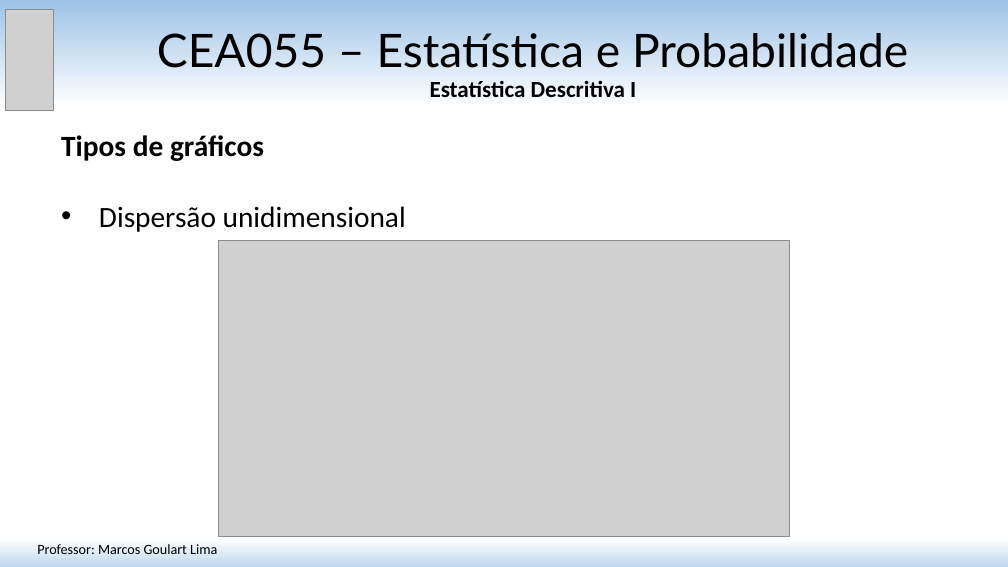
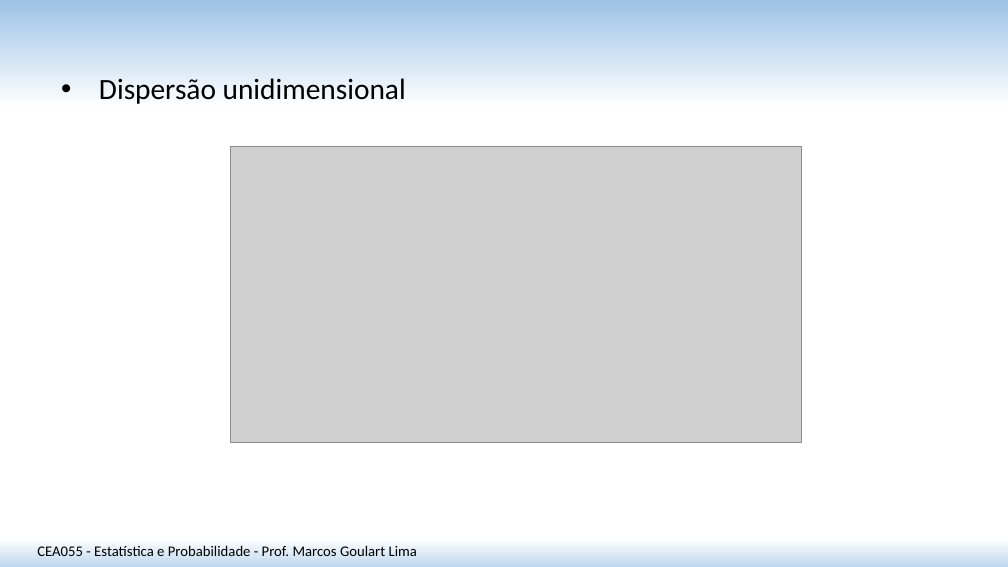
Before and after one commit to matmarcos/minhas-aulas, a slide deck: slide 15 of content/2026-2/cea055-estatistica-probabilidade/01-estatistica-descritiva-i/Aula_01_Estatistica_Descritiva_I.pptx (slide 14 before the commit). Drawn at 1008x567 pixels with LibreOffice and Linux fonts; fonts in the diff are those of the drawing; grey boxes stand for pictures. Boxes give left, top, right and bottom in pixels: in the first picture for what was removed or moved away, otherwise in the second. Text is boxed around its words. In the diff, an @@ line names an element or a change of style, - is before the commit and + after.

```diff
--- a/content/2026-2/cea055-estatistica-probabilidade/01-estatistica-descritiva-i/Aula_01_Estatistica_Descritiva_I.pptx
+++ b/content/2026-2/cea055-estatistica-probabilidade/01-estatistica-descritiva-i/Aula_01_Estatistica_Descritiva_I.pptx
@@ picture removed at (x1=5, y1=9, x2=54, y2=110) @@
@@ title removed at (x1=157, y1=33, x2=908, y2=97) @@
-CEA055 – Estatística e Probabilidade
-Estatística Descritiva I
@@ text "Dispersão unidimensional" moved from (x1=61, y1=135, x2=406, y2=232) to (x1=99, y1=78, x2=406, y2=104) @@
@@ text at (x1=61, y1=135, x2=264, y2=161): paragraph removed @@
-Tipos de gráficos
@@ picture moved from (x1=219, y1=240, x2=789, y2=536) to (x1=231, y1=147, x2=802, y2=442) @@
@@ text at (x1=37, y1=545, x2=417, y2=556): text changed; size 13.5 to 14 pt @@
-Professor: Marcos Goulart Lima
+CEA055 - Estatística e Probabilidade - Prof. Marcos Goulart Lima
```
Also in this commit, not shown: 16 other slides changed, 17 slides added, 14 slides removed, 3 other files.
